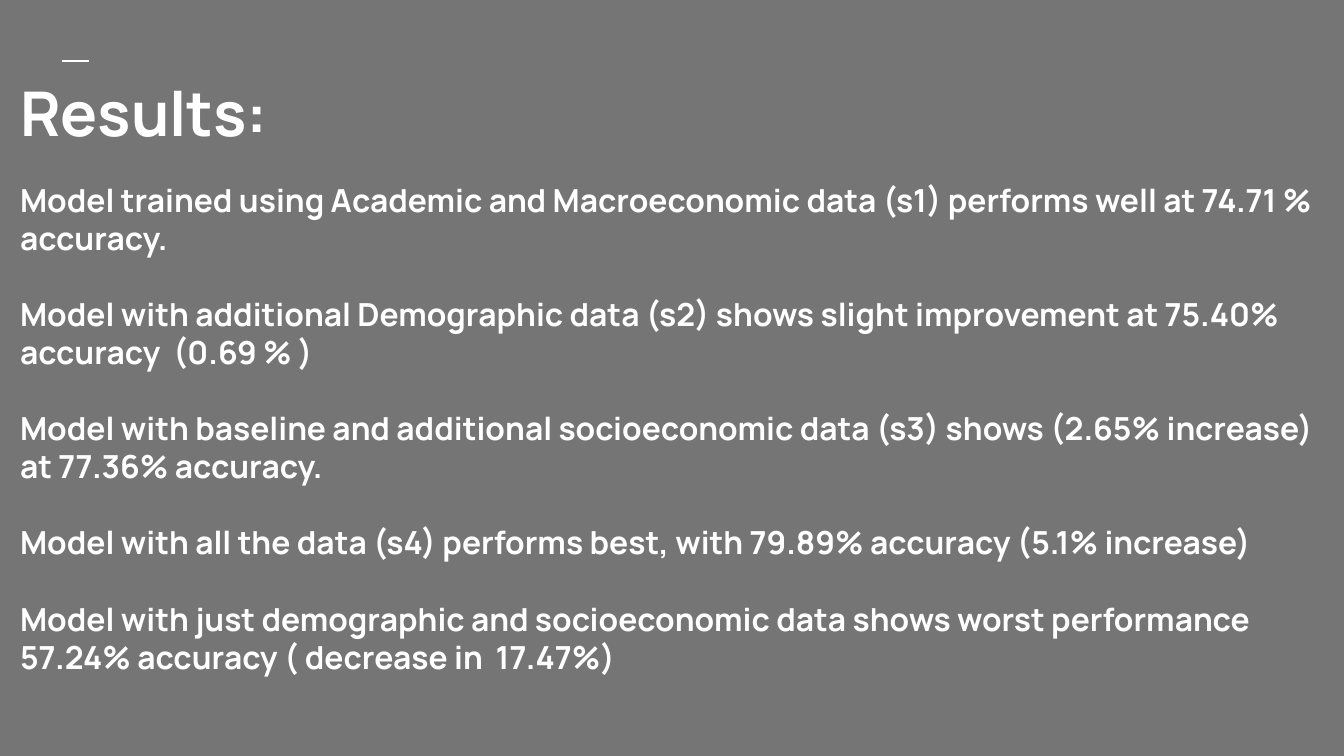
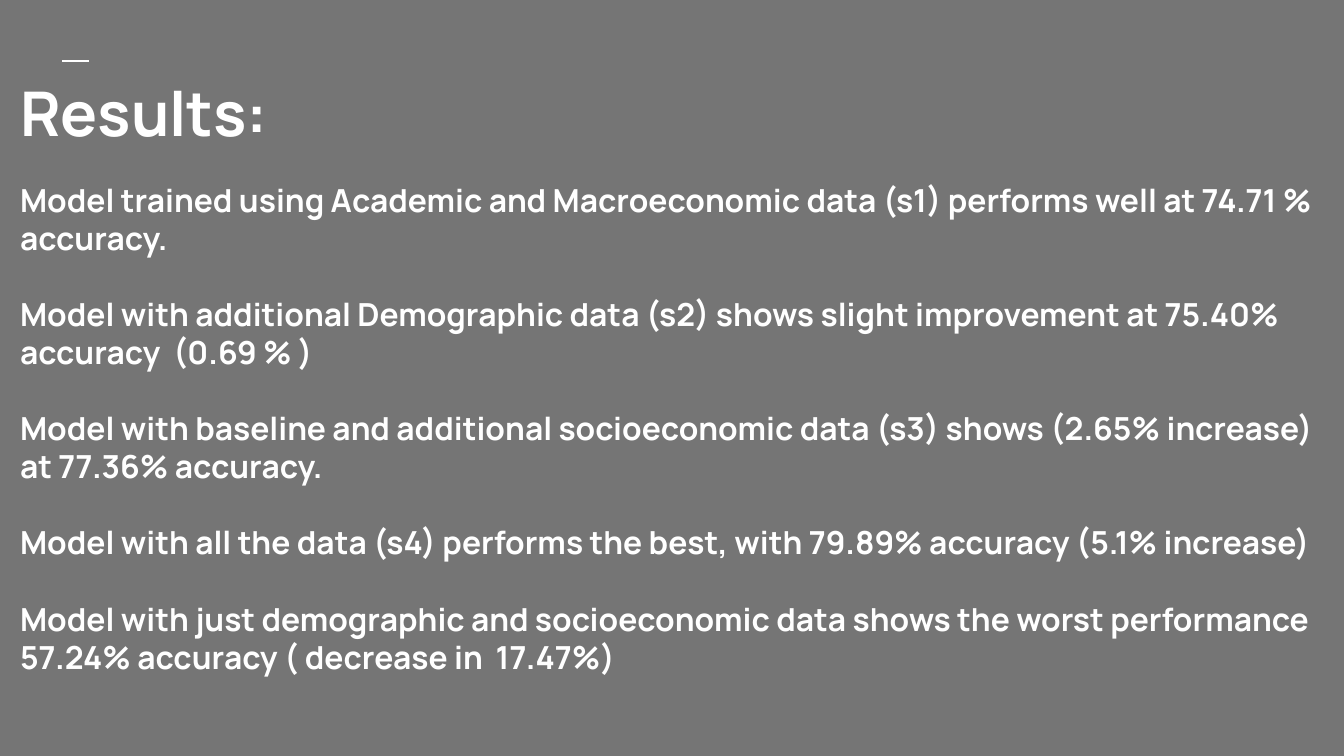
Before and after one commit to bryantoca/capstone_project, a slide deck: slide 13 of Pang_slide.pptx (slide 12 before the commit). Drawn at 1344x756 pixels with LibreOffice and Linux fonts; fonts in the diff are those of the drawing. Boxes give left, top, right and bottom in pixels: in the first picture for what was removed or moved away, otherwise in the second. Text is boxed around its words. In the diff, an @@ line names an element or a change of style, - is before the commit and + after.

```diff
--- a/Pang_slide.pptx
+++ b/Pang_slide.pptx
@@ title at (x1=20, y1=526, x2=1310, y2=677): text changed @@
-Model with all the data (s4) performs best, with 79.89% accuracy (5.1% increase)
-Model with just demographic and socioeconomic data shows worst performance 57.24% accuracy ( decrease in 17.47%)
+Model with all the data (s4) performs the best, with 79.89% accuracy (5.1% increase)
+Model with just demographic and socioeconomic data shows the worst performance 57.24% accuracy ( decrease in 17.47%)
```
Also in this commit, not shown: 5 other slides changed, 3 slides added, 1 other file.
